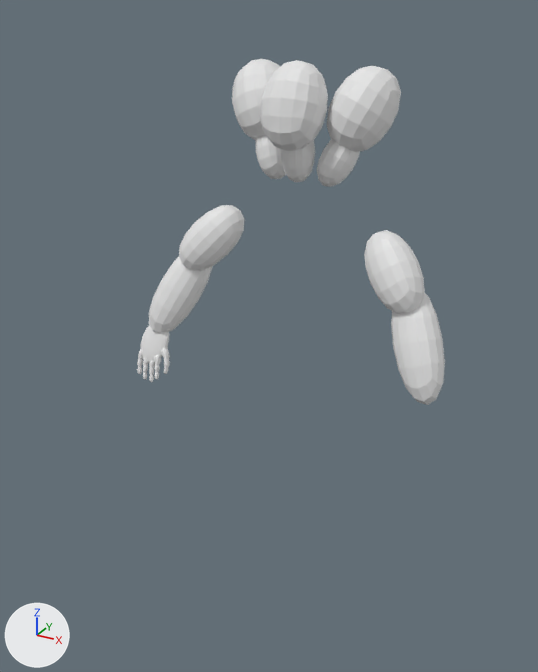
Two versions of the Blender file model.blend, one commit apart.
Both versions are drawn from a 50 mm camera at (1.14, 0.82, 2.44) aimed at (-0.14, 3.16, 1.27). The lights are fixed; the arrows at lower left show +X, +Y and +Z. The older version comes first.

Names of what the first picture shows: 'Biceps', 'Finger4', 'Forearms', 'HeadCentral', 'HeadSide', 'NeckCentral', 'NeckSide'.
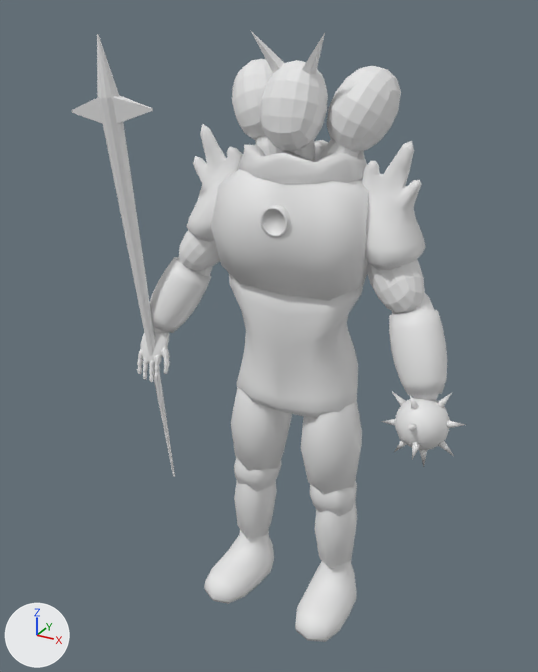
What differs and where, as boxes [x1, y1, x2, y2] in the pictures (538 x 672 px):
'TorsoUpper', added: after [211, 169, 369, 300]
'TorsoLower', added: after [229, 273, 363, 418]
'Shoulders', added: after [186, 124, 426, 270]
'Thighs', added: after [231, 387, 362, 495]
'Gauntlets', added: after [150, 257, 447, 395]
'Prop', added: after [71, 34, 175, 477]
'HeadCentral', reshaped: before [261, 60, 328, 151]; after [251, 31, 328, 161]
'Shins', added: after [234, 480, 357, 569]
'Gorget', added: after [238, 140, 367, 184]
'FootLeft', added: after [295, 561, 357, 642]
'FootRight', added: after [204, 530, 274, 604]
'Mace', added: after [381, 392, 465, 467]
'NeckSide', deleted: before [256, 135, 360, 187]
'Knees', added: after [234, 457, 357, 517]
'NeckCentral', deleted: before [281, 141, 315, 182]
'Emblem', added: after [260, 205, 290, 237]
part 1 of me_cube_004, added: after [281, 141, 315, 161]
part 2 of me_cube_004, built on: after [251, 31, 284, 73]
part 3 of me_cube_004, built on: before [302, 64, 316, 75]; after [302, 33, 325, 75]
part 4 of me_cube_002, added: after [319, 140, 360, 159]
'Forearms', unchanged, covered by the edit: before [149, 257, 445, 405]; after [153, 257, 439, 400]

Diff of the bpy script that builds the scene:
```diff
--- a/model.blend.py
+++ b/model.blend.py
@@ me_cube_002 @@
-me_cube_002.from_pydata(...)  # 196 vertices, 192 faces; spans x -0.347..0.273, y 3.154..3.395, z 1.979..2.272
+me_cube_002.from_pydata(...)  # 392 vertices, 384 faces; spans x -0.347..0.273, y 3.154..3.395, z 1.861..2.272
+# me_cube_002 part 4: the loose piece of 98 vertices spanning x 0.04..0.273, y 3.154..3.394, z 1.979..2.263 is copied, and the copy is multiplied about its middle by the matrix ((0.563, 0.019, 0.045), (-0.006, 0.657, 0.024), (0.073, 0.009, 0.669)), then moved by (-0.069, -0.035, -0.164); it spans x 0.02..0.156, y 3.159..3.318, z 1.861..2.054
+# other edits to the shape of me_cube_002 do not show in these pictures
@@ me_cube_004 @@
 # verts and faces of me_cube_004; kept vertices keep their numbers, new ones are numbered from 98
-me_cube_004.from_pydata(...)  # 98 vertices, 96 faces; spans x -0.159..0.067, y 3.046..3.263, z 1.989..2.279
+me_cube_004.from_pydata(...)  # 204 vertices, 200 faces; spans x -0.181..0.089, y 3.046..3.263, z 1.869..2.37
+# me_cube_004 part 1: a new loose piece of 98 vertices spanning x -0.103..0.011, y 3.119..3.258, z 1.869..2.084
+# me_cube_004 part 2
+delete_faces([(0, 38, 86, 10)])
+verts[102] = (-0.181, 3.098, 2.37)  # pixel (250, 30)
+verts[103] = (-0.181, 3.098, 2.37)  # pixel (250, 30)
+verts[104] = (-0.181, 3.098, 2.37)  # pixel (250, 30)
+verts[105] = (-0.181, 3.098, 2.37)  # pixel (250, 30)
+faces += [(10, 102, 105, 86), (102, 103, 104, 105), (0, 38, 104, 103), (0, 103, 102, 10), (38, 86, 105, 104)]
+# me_cube_004 part 3
+delete_faces([(4, 29, 88, 40)])
+verts[98] = (0.089, 3.098, 2.37)  # pixel (325, 31)
+verts[99] = (0.089, 3.098, 2.37)  # pixel (325, 31)
+verts[100] = (0.089, 3.098, 2.37)  # pixel (325, 31)
+verts[101] = (0.089, 3.098, 2.37)  # pixel (325, 31)
+faces += [(4, 98, 100, 40), (98, 99, 101, 100), (40, 100, 101, 88), (4, 29, 99, 98), (29, 88, 101, 99)]
@@ ob_neckside @@
-ob_neckside = bpy.data.objects.new('NeckSide', me_cube_005)
@@ ob_neckcentral @@
-ob_neckcentral = bpy.data.objects.new('NeckCentral', me_cube_006)
@@ ob_prop @@
+ob_prop = bpy.data.objects.new('Prop', me_cylinder_002.copy())  # the mesh of ob_prop
+ob_prop.location = (0.0, 0.0, 0.0)
@@ ob_mace @@
+ob_mace = bpy.data.objects.new('Mace', me_cone_010.copy())  # the mesh of ob_mace
+ob_mace.location = (0.0, 0.0, 0.0)
@@ ob_gorget @@
+ob_gorget = bpy.data.objects.new('Gorget', me_torus_001.copy())  # the mesh of ob_gorget
+ob_gorget.location = (0.0, 0.0, 0.0)
@@ ob_footleft @@
+ob_footleft = bpy.data.objects.new('FootLeft', me_cube_040.copy())  # the mesh of ob_footleft
+ob_footleft.location = (0.0, 0.0, 0.0)
@@ ob_emblem @@
+ob_emblem = bpy.data.objects.new('Emblem', me_cylinder_001.copy())  # the mesh of ob_emblem
+ob_emblem.location = (0.0, 0.0, 0.0)
@@ ob_footright @@
+ob_footright = bpy.data.objects.new('FootRight', me_cube_031.copy())  # the mesh of ob_footright
+ob_footright.location = (0.0, 0.0, 0.0)
@@ ob_knees @@
+ob_knees = bpy.data.objects.new('Knees', me_cube_030.copy())  # the mesh of ob_knees
+ob_knees.location = (0.0, 0.0, 0.0)
@@ ob_shins @@
+ob_shins = bpy.data.objects.new('Shins', me_cube_028.copy())  # the mesh of ob_shins
+ob_shins.location = (0.0, 0.0, 0.0)
@@ ob_thighs @@
+ob_thighs = bpy.data.objects.new('Thighs', me_cube_003.copy())  # the mesh of ob_thighs
+ob_thighs.location = (0.0, 0.0, 0.0)
@@ ob_shoulders @@
+ob_shoulders = bpy.data.objects.new('Shoulders', me_cube.copy())  # the mesh of ob_shoulders
+ob_shoulders.location = (0.0, 0.0, 0.0)
@@ ob_torsoupper @@
+ob_torsoupper = bpy.data.objects.new('TorsoUpper', me_cube_021)  # 43 vertices, 44 faces; spans x -0.31..0.31, y -0.193..0.189, z -0.251..0.246
+ob_torsoupper.location = (-0.046, 3.203, 1.699)
@@ ob_torsolower @@
+ob_torsolower = bpy.data.objects.new('TorsoLower', me_cube_022.copy())  # the mesh of ob_torsolower
+ob_torsolower.location = (0.0, 0.0, 0.0)
@@ ob_gauntlets @@
+ob_gauntlets = bpy.data.objects.new('Gauntlets', me_cylinder.copy())  # the mesh of ob_gauntlets
+ob_gauntlets.location = (0.0, 0.0, 0.0)
```
